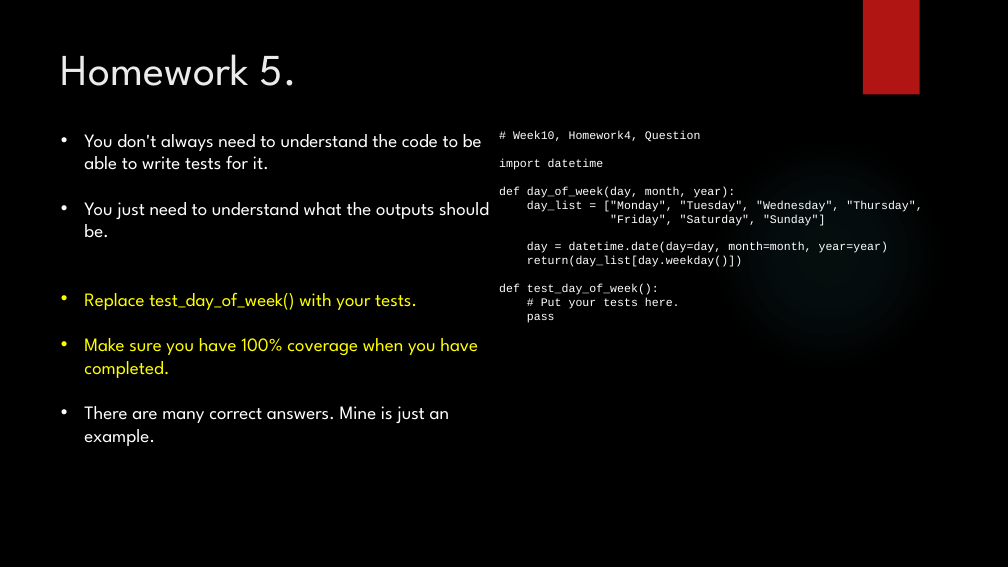
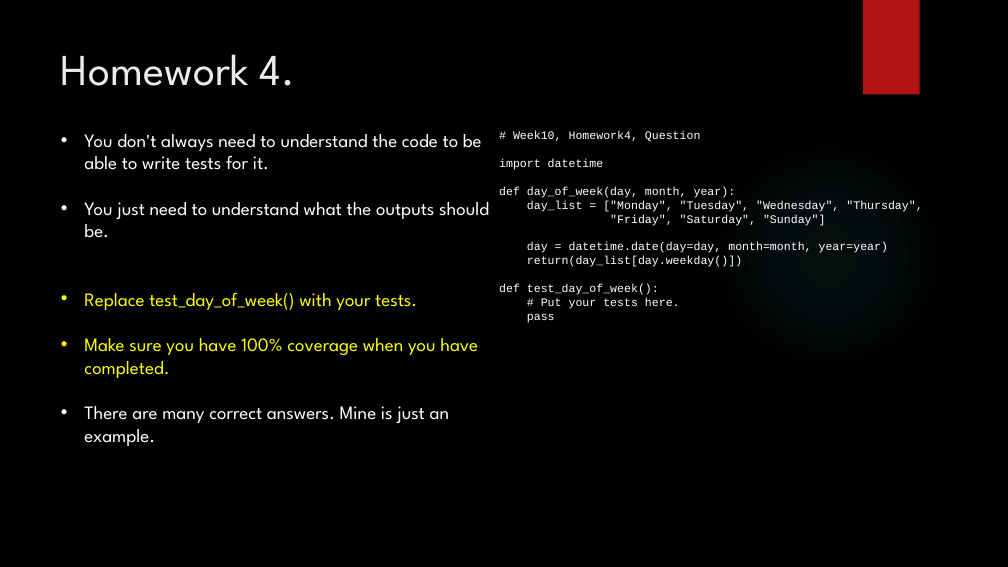
Before and after one commit to davidgroves/DGM_Tutorials, a slide deck: slide 30 of week10/week10.pptx. Drawn at 1008x567 pixels with LibreOffice and Linux fonts; fonts in the diff are those of the drawing; background and template pictures are left out. Boxes give left, top, right and bottom in pixels: in the first picture for what was removed or moved away, otherwise in the second. Text is boxed around its words. In the diff, an @@ line names an element or a change of style, - is before the commit and + after.

Commit message:
changed homework numbers so they were in sequence.

```diff
--- a/week10/week10.pptx
+++ b/week10/week10.pptx
@@ title at (x1=61, y1=54, x2=295, y2=86): text changed @@
-Homework 5.
+Homework 4.
```
Also in this commit, not shown: 2 other slides changed.
